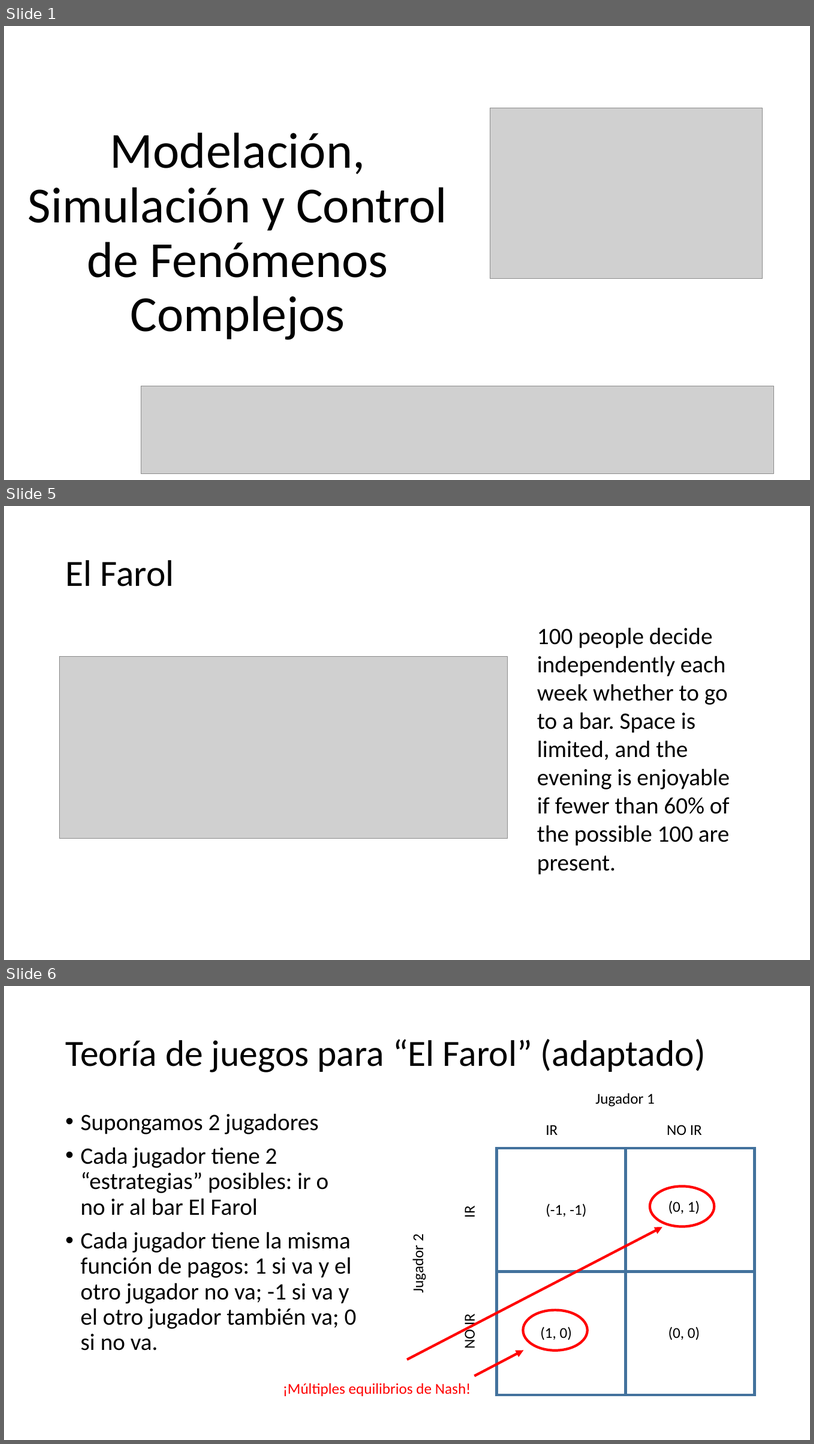
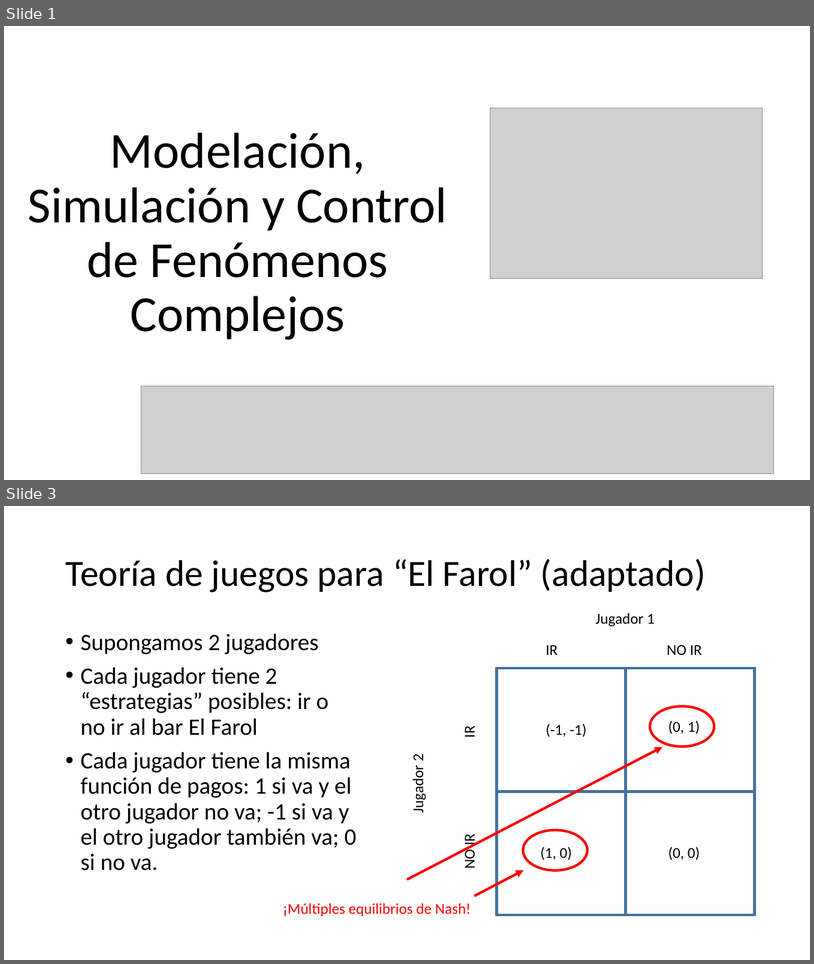
Before and after one commit to Slendercoder/SemilleroMSFS, a slide deck: Presentaciones/MSCFC.pptx. Shown one above the other, each under a label of ours: slides 1, 5 and 6 before the commit, slides 1 and 3 after it; the slides between them are not shown. The pictures are 814x1444 and 814x964 pixels, drawn with LibreOffice and Linux fonts; fonts in the diff are those of the drawing; grey boxes stand for pictures. Boxes give left, top, right and bottom in pixels: in the first picture for what was removed or moved away, otherwise in the second. Text is boxed around its words. In the diff, an @@ line names an element or a change of style, - is before the commit and + after.

```diff
--- a/Presentaciones/MSCFC.pptx
+++ b/Presentaciones/MSCFC.pptx
@@ slide 5 removed at <box>4,506,810,960</box>, background #FFFFFF @@
@@ title removed at <box>65,560,174,586</box> @@
-El Farol
@@ text removed at <box>537,627,730,874</box> @@
-100 people decide independently each week whether to go to a bar. Space is limited, and the evening is enjoyable if fewer than 60% of the possible 100 are present.
@@ picture removed at <box>60,657,509,838</box> @@
@@ what was slide 6 is now slide 3 @@
```
Also in this commit, not shown: 2 slides added, 9 other slides removed.
